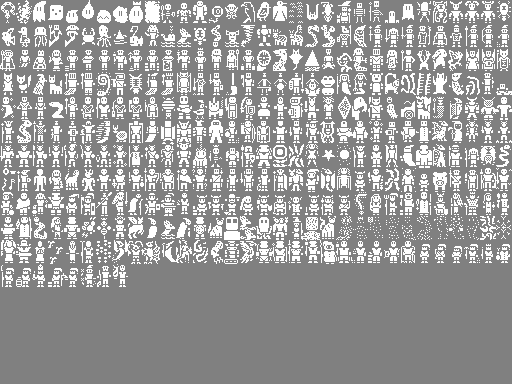
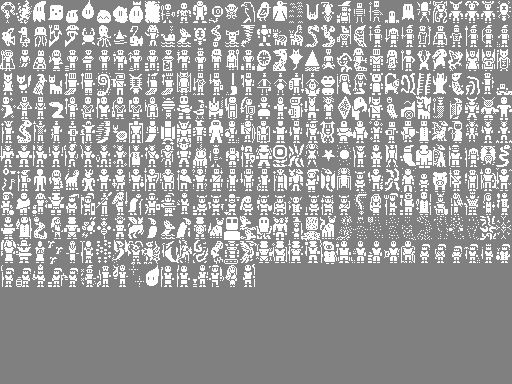
Layer changes from the first (512, 384) image to the second:
painted on "creature_sprites.png" over [129, 264, 255, 287]
